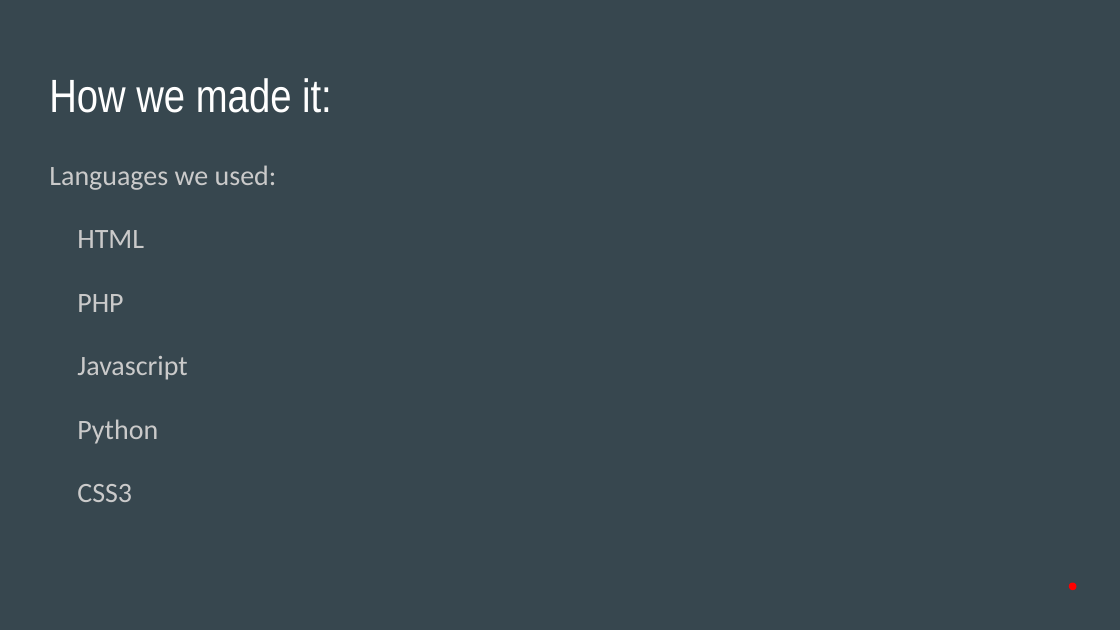
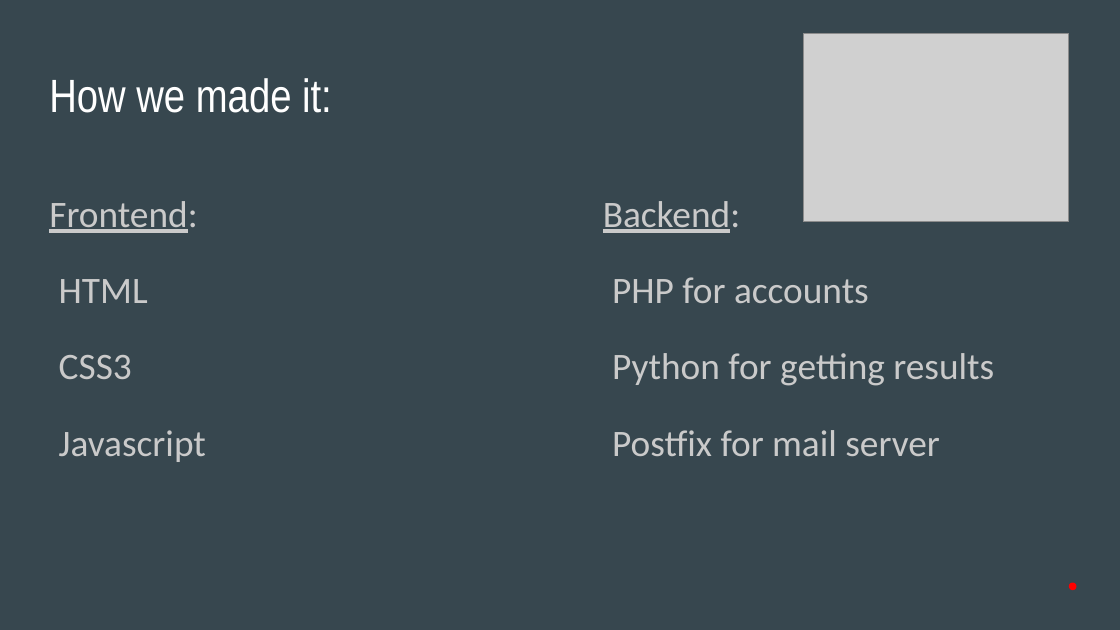
Before and after one commit to davidferguson/itemswap, a slide deck: slide 5 of NotiFree.pptx. Drawn at 1120x630 pixels with LibreOffice and Linux fonts; fonts in the diff are those of the drawing; grey boxes stand for pictures. Boxes give left, top, right and bottom in pixels: in the first picture for what was removed or moved away, otherwise in the second. Text is boxed around its words. In the diff, an @@ line names an element or a change of style, - is before the commit and + after.

```diff
--- a/NotiFree.pptx
+++ b/NotiFree.pptx
@@ picture added at [803,34,1068,222] @@
@@ text removed at [49,165,277,502] @@
-Languages we used:
-HTML
-PHP
-Javascript
-Python
-CSS3
@@ text added at [49,201,206,462], 24 pt, text #CACACA @@
+Frontend:
+HTML
+CSS3
+Javascript
@@ text added at [603,201,994,456], 24 pt, text #CACACA @@
+Backend:
+PHP for accounts
+Python for getting results
+Postfix for mail server
```
Also in this commit, not shown: 4 other slides changed, 2 slides added, 1 slide removed.
